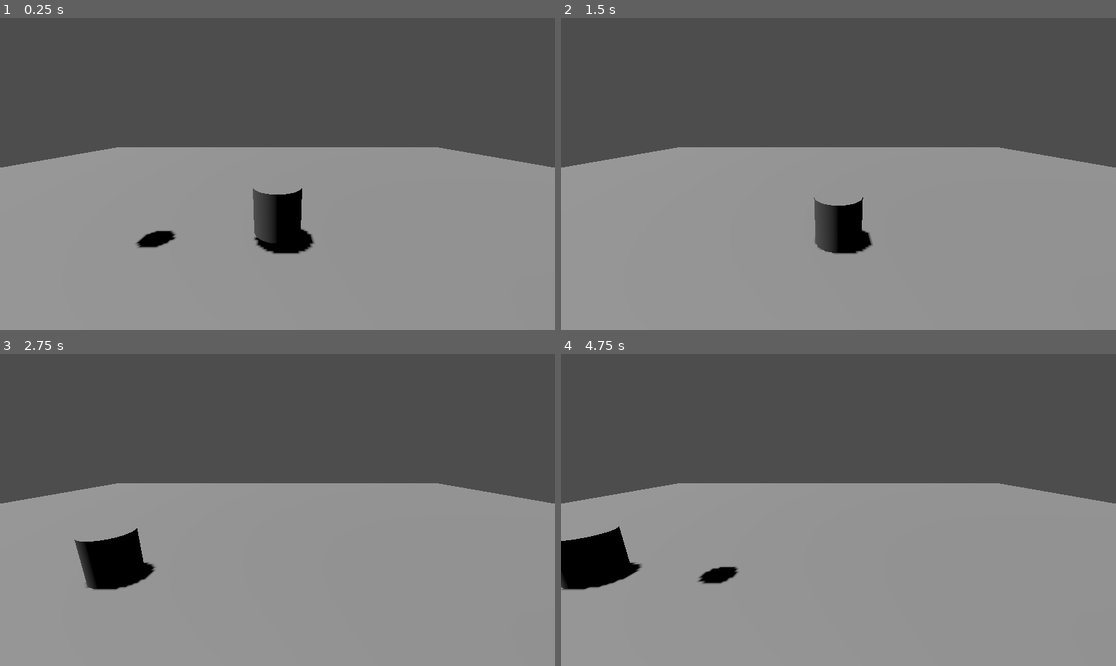
Above: before the commit, frames 1-4 (two rows, left to right).
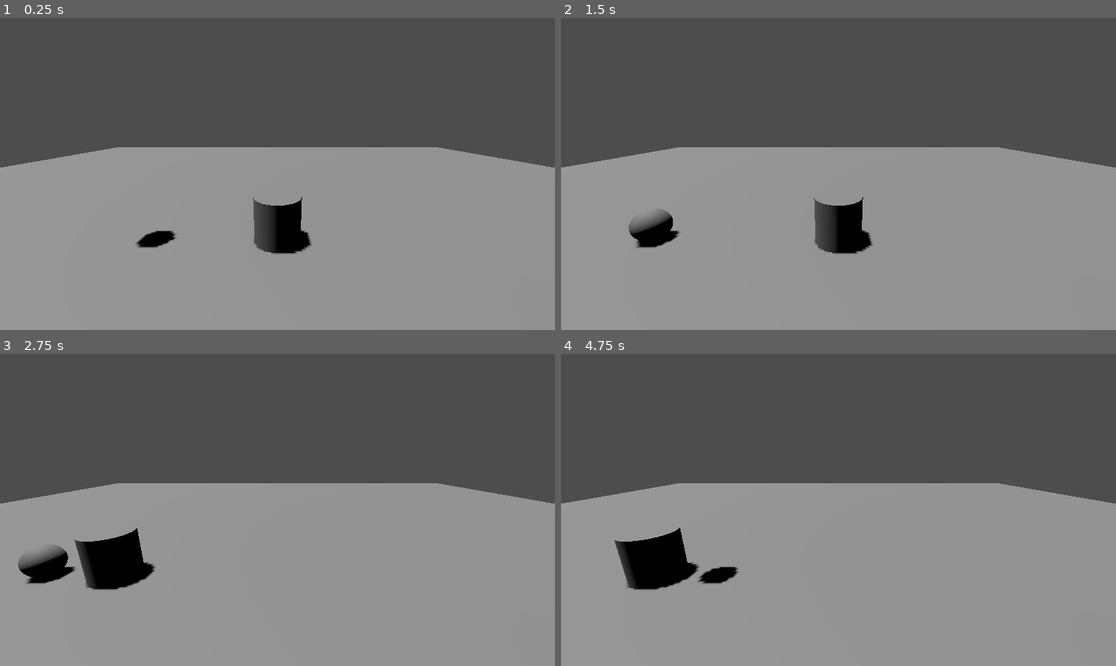
Above: after the commit, the same moments.

Repository: yellowisk/Game-Jam
Game: Godot game, scene res://minigame_barrel/minigame_barril.tscn
Same seed, same stepped clock (60 frames per second), same inputs: the game is played once before the commit and once after it. This scene is started directly instead of the project's main scene.
Inputs:
- Up to frame 1 (0.25 s): no input
- Up to frame 2 (1.5 s): hold W (move_up) from 0.53 s (still down)
- Up to frame 3 (2.75 s): release W (move_up) at 2.03 s; hold A (move_left) from 2.03 s (still down)
- Up to frame 4 (4.75 s): release A (move_left) at 3.53 s; hold S (move_down) 3.53-4.28 s; hold D (move_right) from 4.28 s (still down)

The runs differ from the first frame. In frame 1, 0.5% of the frame differs, in the area x 45-57%, y 54-76%; in frame 2, 0.7%; in frame 3, 0.8%; in frame 4, 3.7%, in the area x 0-25%, y 55-76%.

Commit message:
add global vars

Diff:
--- /dev/null
+++ b/livre-game-jam/Global.gd
@@ -0,0 +1,3 @@
+extends Node
+
+var points_barrel_minigame = 0
--- a/livre-game-jam/minigame_barrel/barrel.gd
+++ b/livre-game-jam/minigame_barrel/barrel.gd
@@ -26,6 +26,7 @@
 		counter += 1
 
 		await get_tree().create_timer(1.5).timeout
+	print(Global.points_barrel_minigame)
 
 func _physics_process(delta: float) -> void:
 	if not is_on_floor():
@@ -44,8 +45,8 @@
 
 	move_and_slide()
 
-
 func _on_area_3d_body_entered(body: Node3D) -> void:
 	if body.name == "Fruta":
+		await get_tree().create_timer(0.05).timeout
 		body.queue_free()
-		print("BAM")
+		Global.points_barrel_minigame += 1
--- a/livre-game-jam/minigame_barrel/barrel.tscn
+++ b/livre-game-jam/minigame_barrel/barrel.tscn
@@ -14,7 +14,7 @@
 script = ExtResource("1_lxt6r")
 
 [node name="CollisionShape3D" type="CollisionShape3D" parent="."]
-transform = Transform3D(1, 0, 0, 0, 1, 0, 0, 0, 1, 0, 0.5, 0)
+transform = Transform3D(1, 0, 0, 0, 0.8, 0, 0, 0, 1, 0, 0.4, 0)
 shape = SubResource("CylinderShape3D_3yawv")
 
 [node name="MeshInstance3D" type="MeshInstance3D" parent="."]
--- a/livre-game-jam/minigame_barrel/fruta.gd
+++ b/livre-game-jam/minigame_barrel/fruta.gd
@@ -2,5 +2,5 @@
 
 # Called when the node enters the scene tree for the first time
 func _ready():
-	await get_tree().create_timer(1.2).timeout
+	await get_tree().create_timer(1.6).timeout
 	queue_free()
--- a/livre-game-jam/minigame_barrel/minigame_barril.tscn
+++ b/livre-game-jam/minigame_barrel/minigame_barril.tscn
@@ -20,7 +20,7 @@
 shape = SubResource("BoxShape3D_16i54")
 
 [node name="CharacterBody3D" parent="." instance=ExtResource("1_md43f")]
-transform = Transform3D(1, 0, 0, 0, 1, 0, 0, 0, 1, 0, 1, 0)
+transform = Transform3D(1, 0, 0, 0, 1, 0, 0, 0, 1, 0, 0.5, 0)
 
 [node name="SpringArm3D" type="SpringArm3D" parent="."]
 transform = Transform3D(1, 0, 0, 0, 0.965926, 0.258819, 0, -0.258819, 0.965926, 0, 2.5, 2)
--- a/livre-game-jam/project.godot
+++ b/livre-game-jam/project.godot
@@ -14,6 +14,15 @@
 run/main_scene="res://teste.tscn"
 config/features=PackedStringArray("4.3", "Forward Plus")
 config/icon="res://icon.svg"
+"<<<<<<<HEAD[filesystem]import/blender/enabled"=false
+
+[autoload]
+
+Global="*res://Global.gd"
+
+[filesystem]
+
+import/blender/enabled=false
 
 [input]
 
